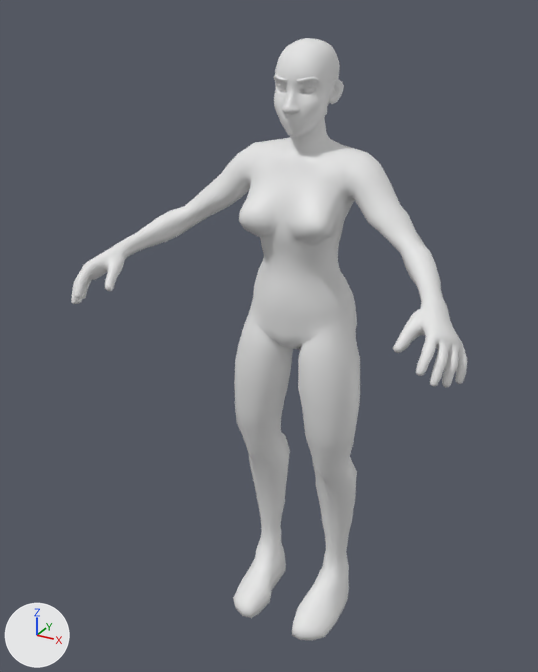
The FBX model Assets/Models/Characters/Marisol/marisol_workingfile.fbx as it was, and as the next commit left it.
One viewpoint serves both versions: a 50 mm lens placed at (0.789, -1.617, 1.651), pointed at (-0.057, -0.079, 0.882). The axes (+X, +Y, +Z) are drawn at lower left. The lights are the same throughout. Where no turn or scale is listed for an object, it has been applied to the vertices.

In view in the first picture: 'body'.
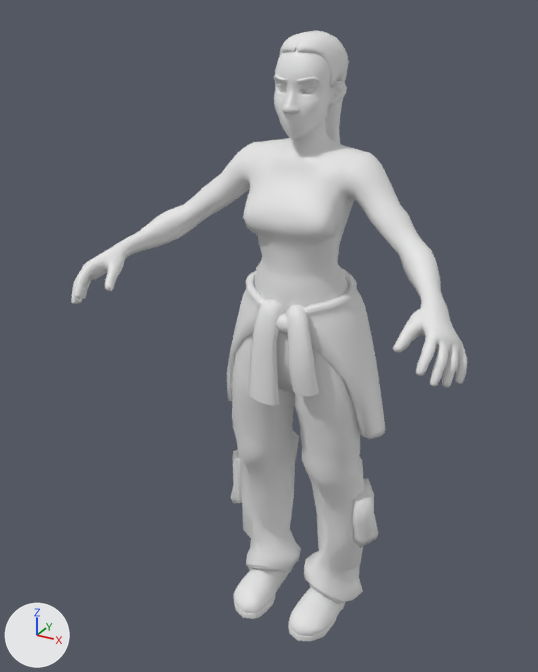
The newer file is also rescaled (x1.056) as a whole; pictures and numbers use the older file's frame.

The change, as a list of edits to the scene's bpy script:
```text
Change me_body_low_005:
    used by ob_body; location = (0.0, 0.0, 0.0)
    remove me_body_low_005.from_pydata(...)  # 3368 vertices, 3412 faces; spans x -0.49..0.49, y -0.37..0.11, z 0.0..1.59
    add me_body_low_005.from_pydata(...)  # 2845 vertices, 2882 faces; spans x -0.49..0.49, y -0.37..0.11, z 0.79..1.59
    me_body_low_005 part 1: 150 vertices moved from x -0.14..0.14, y -0.14..0.08, z 0.93..1.49 to x -0.13..0.13, y -0.13..0.09, z 0.98..1.49; 719 vertices removed from x -0.18..0.18, y -0.17..0.11, z 0.0..1.5; 194 vertices added at x -0.12..0.12, y -0.13..0.09, z 1.0..1.5
Add me_beziercurve:
    me_beziercurve.from_pydata(...)  # 300 vertices, 288 faces; spans x -0.024..0.024, y -0.063..0.054, z -0.159..0.166
    me_beziercurve.materials.append(mat_marisol_basecolour)  # white #e7e7e7
Add me_body_low_001:
    me_body_low_001.from_pydata(...)  # 424 vertices, 424 faces; spans x -0.076..0.076, y -0.061..0.111, z 1.429..1.606
    me_body_low_001.materials.append(mat_marisol_basecolour)  # white #e7e7e7
Add me_body_low_007:
    me_body_low_007.from_pydata(...)  # 48 vertices, 44 faces; spans x -0.238..0.238, y -0.042..0.077, z 0.271..0.442
    me_body_low_007.materials.append(mat_marisol_basecolour)  # white #e7e7e7
Add me_body_low_009:
    me_body_low_009.from_pydata(...)  # 512 vertices, 512 faces; spans x -0.156..0.156, y -0.179..0.091, z 0.0..0.162
    me_body_low_009.materials.append(mat_marisol_basecolour)  # white #e7e7e7
Add me_cylinder_001:
    me_cylinder_001.from_pydata(...)  # 462 vertices, 460 faces; spans x -0.23..0.23, y -0.137..0.185, z 0.569..1.041
    me_cylinder_001.materials.append(mat_marisol_basecolour)  # white #e7e7e7
Add me_beziercurve_003:
    me_beziercurve_003.from_pydata(...)  # 320 vertices, 296 faces; spans x -0.082..0.111, y -0.065..0.083, z -0.219..0.045
    me_beziercurve_003.materials.append(mat_marisol_basecolour)  # white #e7e7e7
Add me_body_low_006:
    me_body_low_006.from_pydata(...)  # 958 vertices, 1002 faces; spans x -0.198..0.198, y -0.136..0.131, z 0.026..0.999
    me_body_low_006.materials.append(mat_marisol_basecolour)  # white #e7e7e7
Add ob_ponytail:
    ob_ponytail = bpy.data.objects.new('ponytail', me_beziercurve)
    ob_ponytail.location = (0.0, 0.14, 1.426)
Add ob_hair_base:
    ob_hair_base = bpy.data.objects.new('hair_base', me_body_low_001)
    ob_hair_base.location = (0.0, 0.0, 0.0)
Add ob_pant_pockets:
    ob_pant_pockets = bpy.data.objects.new('pant_pockets', me_body_low_007)
    ob_pant_pockets.location = (0.0, 0.0, 0.0)
Add ob_shoes:
    ob_shoes = bpy.data.objects.new('shoes', me_body_low_009)
    ob_shoes.location = (0.0, 0.0, 0.0)
Add ob_coat:
    ob_coat = bpy.data.objects.new('coat', me_cylinder_001)
    ob_coat.location = (0.0, 0.0, 0.0)
Add ob_coat_sleeves:
    ob_coat_sleeves = bpy.data.objects.new('coat_sleeves', me_beziercurve_003)
    ob_coat_sleeves.location = (0.008, -0.112, 0.955)
Add ob_pants:
    ob_pants = bpy.data.objects.new('pants', me_body_low_006)
    ob_pants.location = (0.0, 0.0, 0.0)
```

Where the change shows, as pixel boxes [x1, y1, x2, y2] in the pictures (538 x 672 px):
'body', reshaped (44% shorter)
    before: [71, 38, 467, 641]
    after: [71, 49, 467, 388]
'pants', added
    after: [232, 286, 364, 604]
'coat', added
    after: [227, 269, 385, 439]
'coat_sleeves', added
    after: [249, 299, 319, 406]
'shoes', added
    after: [233, 568, 345, 641]
'hair_base', added
    after: [279, 30, 349, 109]
'pant_pockets', added
    after: [231, 450, 378, 548]
'ponytail', added
    after: [325, 83, 345, 144]
part 1 of me_body_low_005, cut back
    before: [233, 80, 360, 641]
    after: [242, 81, 349, 313]
